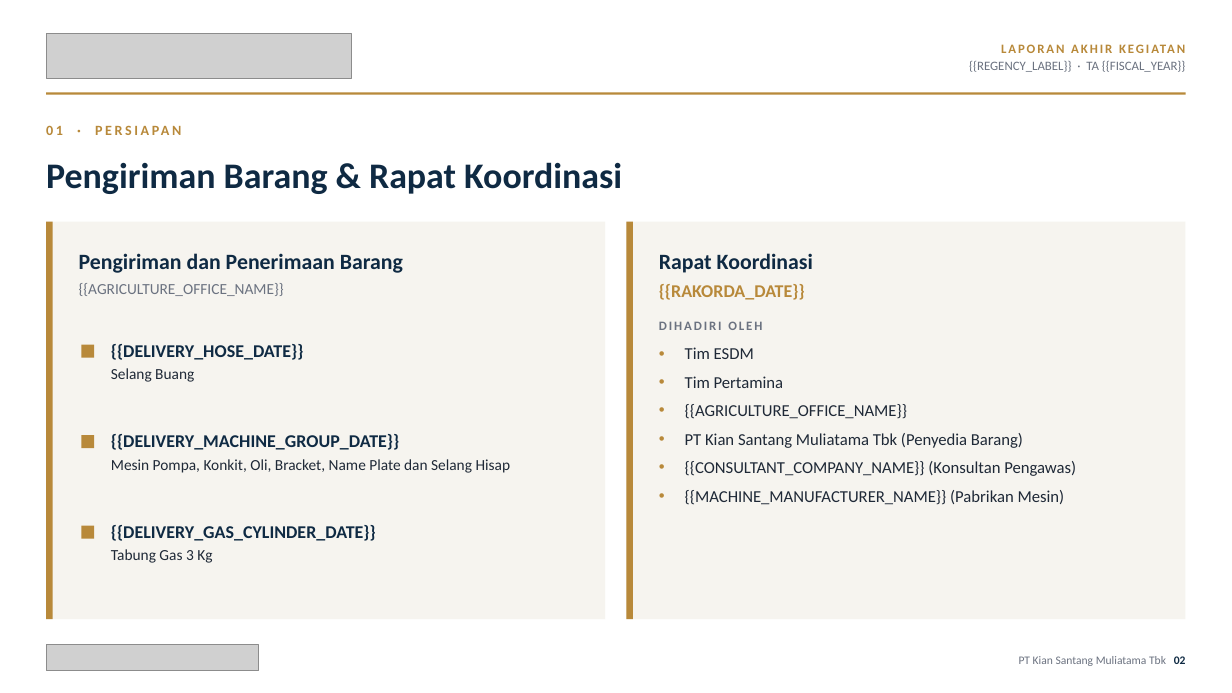
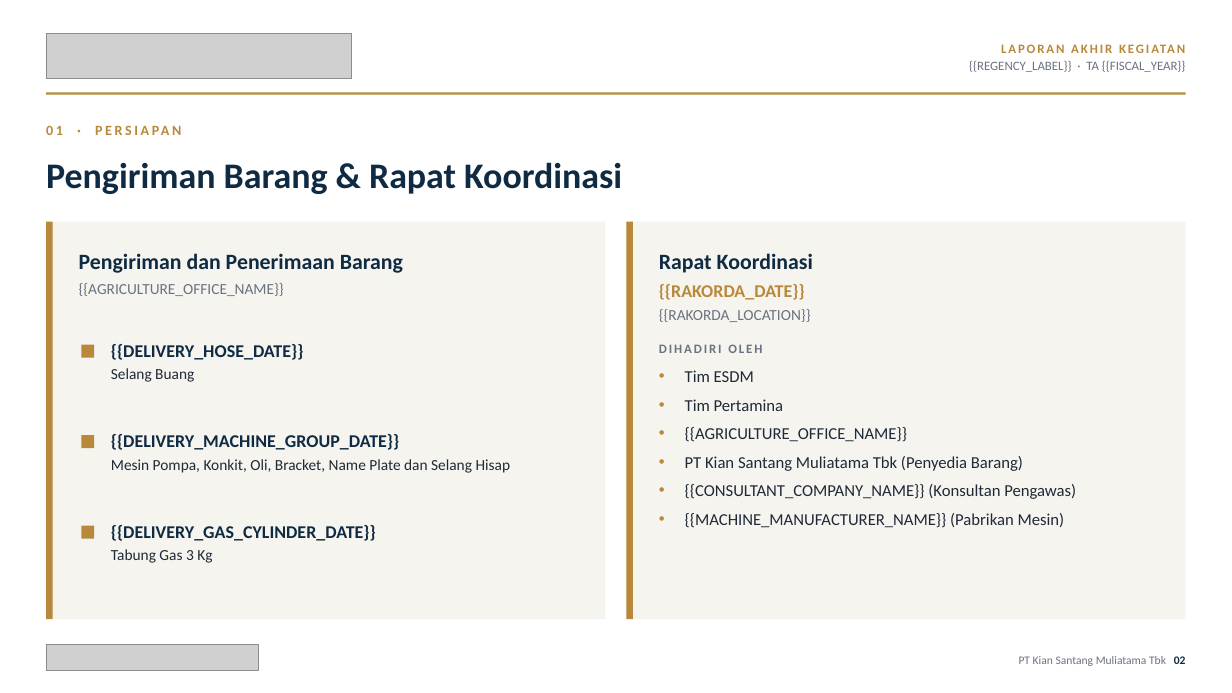
Before and after one commit to RndraThr/Konverter_Kit_Gas, a slide deck: slide 2 of internal/finalreport/template/final_report_template.pptx. Drawn at 1232x693 pixels with LibreOffice and Linux fonts; fonts in the diff are those of the drawing; grey boxes stand for pictures. Boxes give left, top, right and bottom in pixels: in the first picture for what was removed or moved away, otherwise in the second. Text is boxed around its words. In the diff, an @@ line names an element or a change of style, - is before the commit and + after.

```diff
--- a/internal/finalreport/template/final_report_template.pptx
+++ b/internal/finalreport/template/final_report_template.pptx
@@ text at <box>659,309,811,322</box>: paragraph added @@
+{{RAKORDA_LOCATION}}
```
Also in this commit, not shown: 4 other slides changed, 14 other files.
